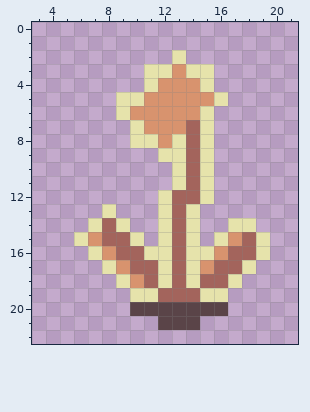
Pixel-art sprite -- gfx/HollowMoon/pngs_normal_24x24/furnitures/f_dandelion/f_dandelion_season_autumn.png. That is the earlier state.
The file is 24x24 pixels. Shown: x 3..21, y 0..22. The old version is drawn lined up with the new one, on the new canvas.
And afterwards:
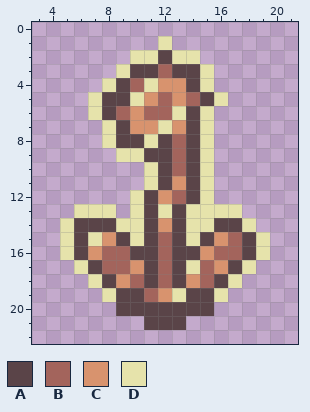
Palette (. is transparent): A #5a4448  B #a3645c  C #d8936e  D #e6e3ab
Commit message: Dahlia and dandelion revisions
From old to new:
canvas 24x24 -> 25x24, the old top-left corner now at 2,0 (the part of the old canvas that was cut away was empty and is not shown)
Changed rows in their new state; - is an unchanged pixel.
first column x 5:
 1 -------D------
 2 -----DDA-D----
 3 ----DAABAA----
 4 ---DAB---A----
 5 --DAA--B-BA---
 6 --DAB-BBDA----
 7 ---DAC-D-A----
 8 ---DAA-ABA----
 9 ----DDAABA----
10 ------DABA----
11 ------DACA----
12 -----DAC-A----
13 -DD--DA-A-DDD-
14 DAAA-DACA-DAA-
15 DADCA-ABA-ACBA
16 DACB-AABAACB-A
17 -DABBCABA-BCA-
18 --DACBABAC-A--
19 ---DAABCDAA---
20 ----A------.--
21 ------A--.----
Where, in picture pixels (left, top, right, bottom), the same in both pictures:
changed: (60, 36, 256, 330)
